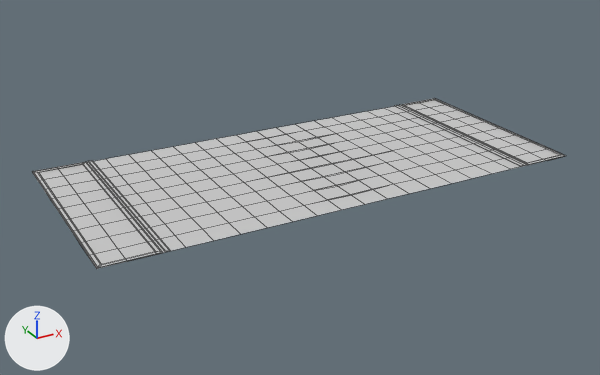
Two versions of the FBX model JustATest/Assets/Models/Floor.FBX, one commit apart.
One viewpoint serves both versions: a 50 mm lens placed at (-17.2, -30.8, 14.4), pointed at (-0.4, -0.2, -0.9). Every picture has the same lights, and +X, +Y and +Z are marked at lower left. Mesh edges are drawn as thin lines. Where no turn or scale is listed for an object, it has been applied to the vertices. Vertices at the same position are counted once.

Objects in the first picture: 'Floor', 'FloorLeft', 'FloorRight'.
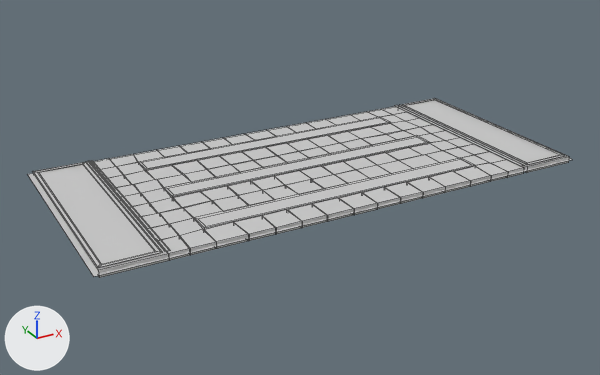
The change, as a diff of the scene's bpy script:
```diff
--- a/JustATest/Assets/Models/Floor.FBX.py
+++ b/JustATest/Assets/Models/Floor.FBX.py
@@ me_mesh @@
 # used by ob_floor; location = (-8.95, -5.06, -0.42)
-me_mesh.from_pydata(...)  # 273 vertices, 188 faces; spans x -2.2..20.0, y 0.0..10.6, z 0.4..0.6
+me_mesh.from_pydata(...)  # 872 vertices, 548 faces; spans x -21.8..0.9, y -9.7..0.8, z -0.3..0.1
+# me_mesh part 1: 872 vertices added at x -21.8..0.9, y -9.7..0.8, z -0.3..0.1
 me_mesh.materials.append(mat_01___default)
@@ ob_floor @@
 ob_floor = bpy.data.objects.new('Floor', me_mesh)
-ob_floor.location = (-8.95, -5.06, -0.42)
+ob_floor.location = (10.41, 4.38, 0.13)
```

Boxes (x1, y1, x2, y2) around the edits, measured in the pictures (600 x 375 px):
'Floor', reshaped, moved: before (32, 100, 564, 269); after (27, 99, 572, 278)
part 1 of me_mesh, added: after (27, 99, 572, 278)
